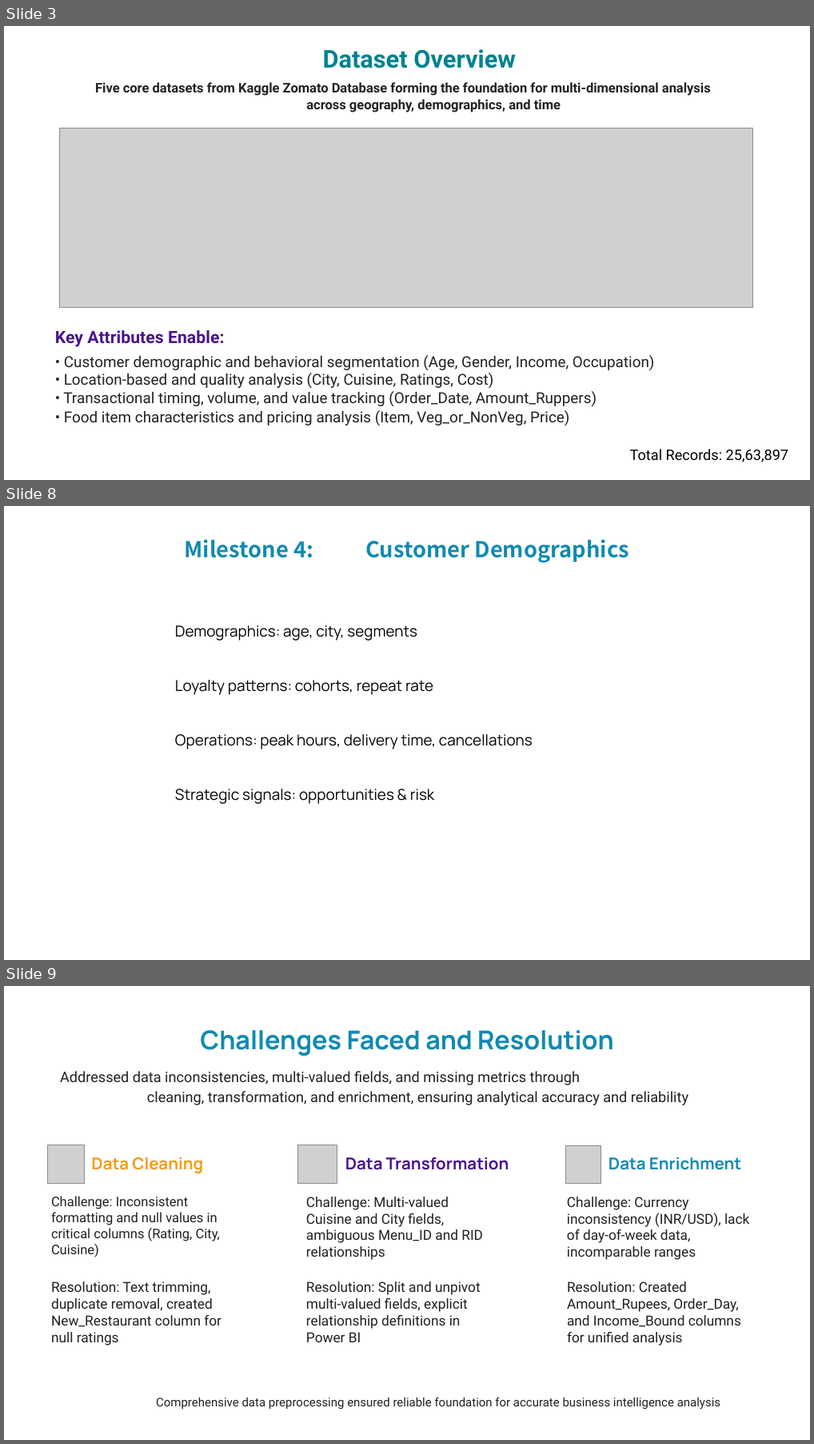
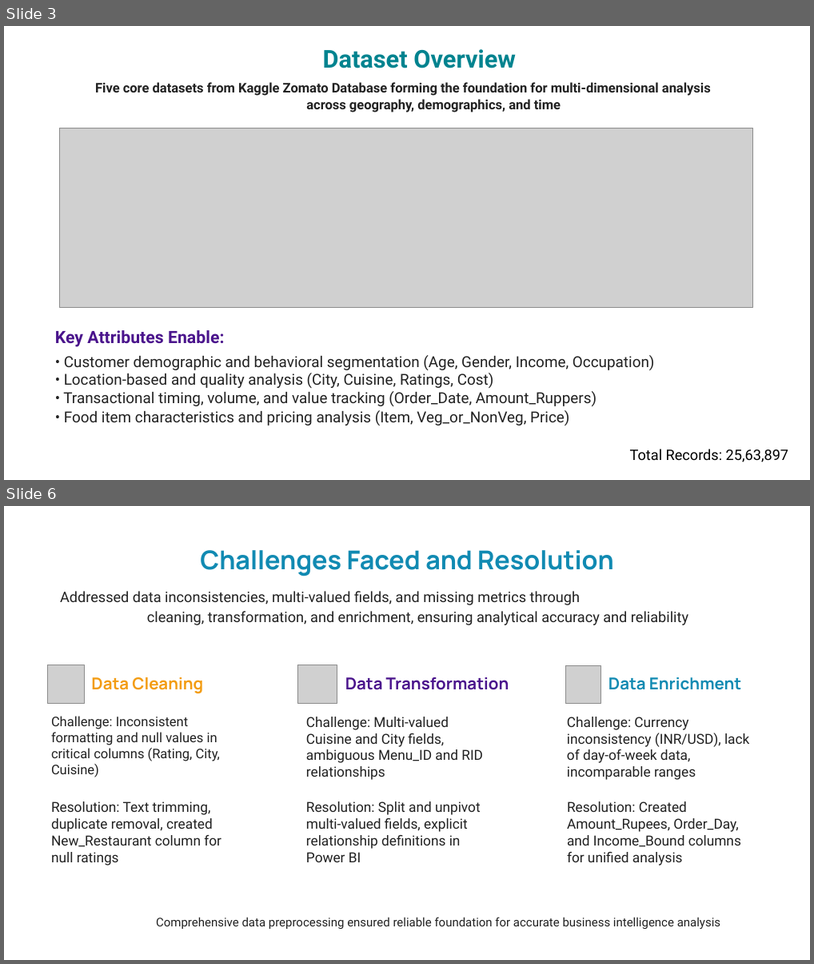
Before and after one commit to Flemin1235/Infosys_Food_Trends_PowerBi_Team_D, a slide deck: Team_mem_PPT/Flemin P Daniel.pptx. Shown one above the other, each under a label of ours: slides 3, 8 and 9 before the commit, slides 3 and 6 after it; the slides between them are not shown. The pictures are 814x1444 and 814x964 pixels, drawn with LibreOffice and Linux fonts; fonts in the diff are those of the drawing; grey boxes stand for pictures; background and template pictures are left out. Boxes give left, top, right and bottom in pixels: in the first picture for what was removed or moved away, otherwise in the second. Text is boxed around its words. In the diff, an @@ line names an element or a change of style, - is before the commit and + after.

```diff
--- a/Team_mem_PPT/Flemin P Daniel.pptx
+++ b/Team_mem_PPT/Flemin P Daniel.pptx
@@ slide 8 removed at <box>4,506,810,960</box>, background picture (left out) @@
@@ text removed at <box>185,540,630,563</box> @@
-Milestone 4: Customer Demographics
@@ text removed at <box>175,625,533,804</box> @@
-Demographics: age, city, segments
-Loyalty patterns: cohorts, repeat rate
-Operations: peak hours, delivery time, cancellations
-Strategic signals: opportunities & risk
@@ what was slide 9 is now slide 6 @@
```
Also in this commit, not shown: 2 slides changed, 2 slides added, 5 other slides removed, 1 other file.
